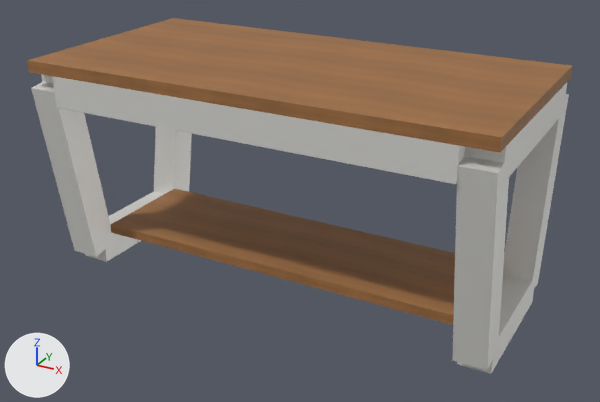
What one commit did to the glTF model img/modelos/mesa-living-nord-estante-roble-blanco.glb.
Camera for both pictures: a camera (50 mm lens) standing at (0.976, -1.759, 1.111) and looking at (0.019, -0.018, 0.241). Every picture has the same lights, and +X, +Y and +Z are marked at lower left. The picture after the commit comes second.

The older version as bpy lines, for what is in view:
```python
ob_estante_inferior_de_madera__proporción_aproximada = bpy.data.objects.new('Estante inferior de madera (proporción aproximada)', me_madera)
ob_estante_inferior_de_madera__proporción_aproximada.location = (0.0, 0.0, 0.092)
ob_estante_inferior_de_madera__proporción_aproximada.scale = (1.04, 0.3, 0.025)
ob_pata_inclinada_hacia_adentro__perfil_80_x_80_mm_001 = bpy.data.objects.new('Pata inclinada hacia adentro, perfil 80 x 80 mm.001', me_hierro)
ob_pata_inclinada_hacia_adentro__perfil_80_x_80_mm_001.location = (-0.56, -0.22, 0.287)
ob_pata_inclinada_hacia_adentro__perfil_80_x_80_mm_001.rotation_euler = (-1.411, 0.0, 0.0)  # degrees (-81, 0, 0)
ob_pata_inclinada_hacia_adentro__perfil_80_x_80_mm_001.scale = (0.08, 0.501, 0.08)
ob_pata_inclinada_hacia_adentro__perfil_80_x_80_mm_002 = bpy.data.objects.new('Pata inclinada hacia adentro, perfil 80 x 80 mm.002', me_hierro)
ob_pata_inclinada_hacia_adentro__perfil_80_x_80_mm_002.location = (0.56, 0.22, 0.287)
ob_pata_inclinada_hacia_adentro__perfil_80_x_80_mm_002.rotation_euler = (-1.731, 0.0, 0.0)  # degrees (-99, 0, 0)
ob_pata_inclinada_hacia_adentro__perfil_80_x_80_mm_002.scale = (0.08, 0.501, 0.08)
ob_pata_inclinada_hacia_adentro__perfil_80_x_80_mm_003 = bpy.data.objects.new('Pata inclinada hacia adentro, perfil 80 x 80 mm.003', me_hierro)
ob_pata_inclinada_hacia_adentro__perfil_80_x_80_mm_003.location = (0.56, -0.22, 0.287)
ob_pata_inclinada_hacia_adentro__perfil_80_x_80_mm_003.rotation_euler = (-1.411, 0.0, 0.0)  # degrees (-81, 0, 0)
ob_pata_inclinada_hacia_adentro__perfil_80_x_80_mm_003.scale = (0.08, 0.501, 0.08)
ob_tapa_de_madera_maciza_120_x_60_x_3_cm = bpy.data.objects.new('Tapa de madera maciza 120 x 60 x 3 cm', me_madera)
ob_tapa_de_madera_maciza_120_x_60_x_3_cm.location = (0.0, 0.0, 0.585)
ob_tapa_de_madera_maciza_120_x_60_x_3_cm.scale = (1.2, 0.6, 0.03)
# also in view: 'Larguero longitudinal superior de hierro 80 x 80 mm.001' at (0.0, -0.26, 0.53); 'Travesaño superior del trapecio, ancho exterior 60 cm.001' at (0.56, 0.0, 0.53); 'Travesaño inferior del trapecio, ancho exterior 44 cm.001' at (0.56, 0.0, 0.04); 'Travesaño inferior del trapecio, ancho exterior 44 cm' at (-0.56, 0.0, 0.04); 'Pata inclinada hacia adentro, perfil 80 x 80 mm' at (-0.56, 0.22, 0.287)
```
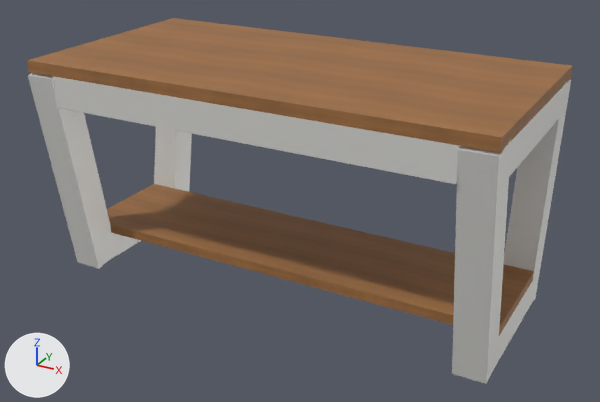
Boxes (x1, y1, x2, y2) around the edits, measured in the pictures (600 x 402 px):
'Estante inferior de madera (proporción aproximada)', rescaled: before (110, 188, 455, 325); after (107, 184, 534, 336)
'Pata inclinada hacia adentro, perfil 80 x 80 mm.003', rescaled (13% taller): before (452, 156, 510, 370); after (452, 142, 511, 384)
'Pata inclinada hacia adentro, perfil 80 x 80 mm.001', moved, rescaled (7% wider, 11% taller): before (31, 82, 114, 257); after (28, 73, 117, 268)
'Pata inclinada hacia adentro, perfil 80 x 80 mm.002', rescaled (14% taller): before (503, 94, 569, 292); after (504, 80, 571, 306)
'Travesaño inferior del trapecio, ancho exterior 44 cm', unchanged, covered by the edit: before (85, 192, 164, 262); after (104, 233, 141, 261)

The change, as a list of edits to the scene's bpy script:
```text
Change ob_pata_inclinada_hacia_adentro__perfil_80_x_80_mm_001:
    ob_pata_inclinada_hacia_adentro__perfil_80_x_80_mm_001.location: (-0.56, -0.22, 0.287) -> (-0.56, -0.22, 0.285)
    ob_pata_inclinada_hacia_adentro__perfil_80_x_80_mm_001.scale: (0.08, 0.501, 0.08) -> (0.08, 0.577, 0.08)
Change ob_pata_inclinada_hacia_adentro__perfil_80_x_80_mm_002:
    ob_pata_inclinada_hacia_adentro__perfil_80_x_80_mm_002.scale: (0.08, 0.501, 0.08) -> (0.08, 0.577, 0.08)
Change ob_pata_inclinada_hacia_adentro__perfil_80_x_80_mm_003:
    ob_pata_inclinada_hacia_adentro__perfil_80_x_80_mm_003.scale: (0.08, 0.501, 0.08) -> (0.08, 0.577, 0.08)
Change ob_estante_inferior_de_madera__proporción_aproximada:
    ob_estante_inferior_de_madera__proporción_aproximada.scale: (1.04, 0.3, 0.025) -> (1.2, 0.3, 0.025)
```
